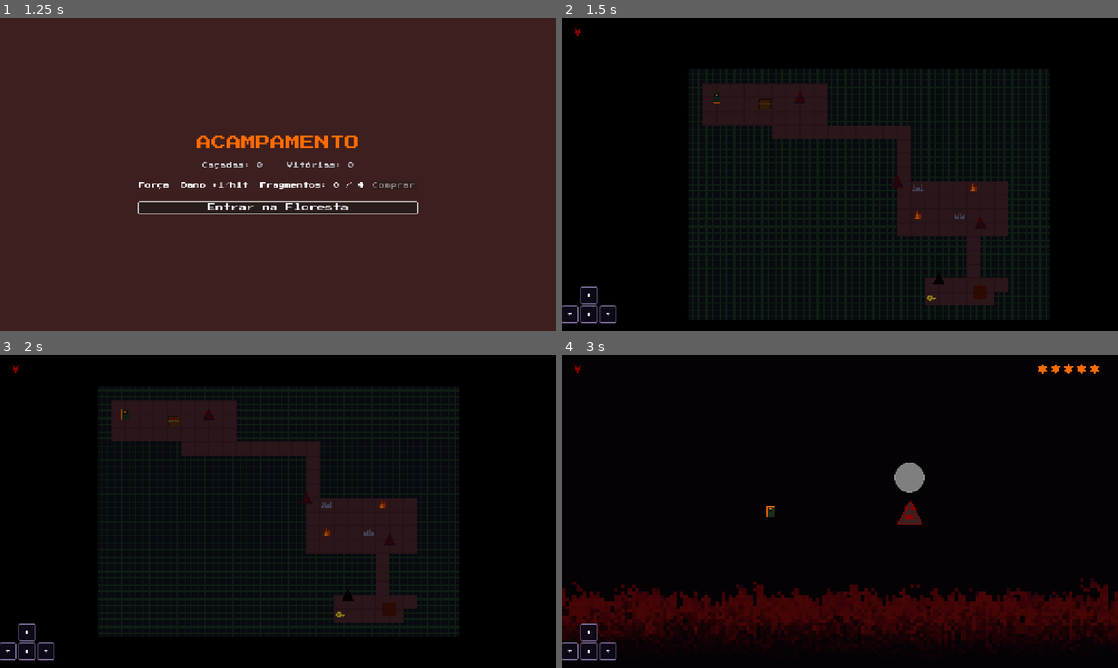
Above: before the commit, frames 1-4 (two rows, left to right).
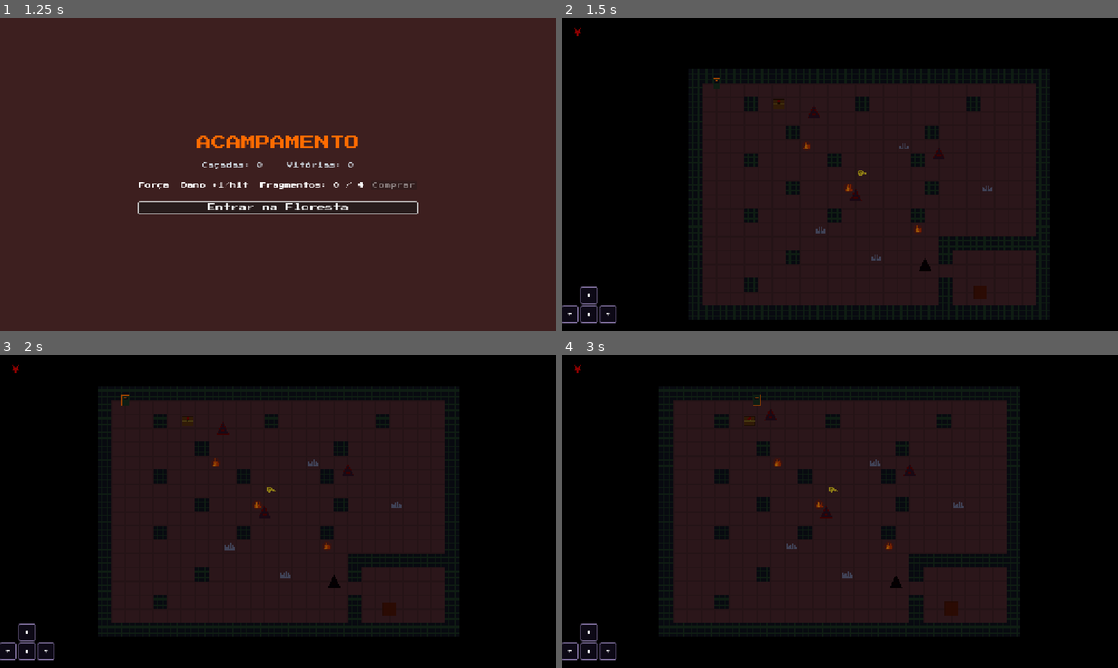
Above: after the commit, the same moments.

Repository: baltazarparra/darkgrid
Game: Godot game, scene res://scenes/ui/main_menu.tscn
Two runs of this game, one before a commit and one after it. Both use one fixed random seed, a clock stepped at 60 frames per second and the inputs below.
Inputs (mouse positions are in pixels of both pictures, inside the frame that each line leads up to):
- Up to frame 1 (1.25 s): click "Iniciar" at 0.5 s
- Up to frame 2 (1.5 s): click "Entrar na Floresta" at 1.25 s
- Up to frame 3 (2 s): no input
- Up to frame 4 (3 s): tap Enter (ui_accept) at 2, 2.27 s; move the mouse to (962, 495) at 2.02 s; hold Right (ui_right) 2.03-2.75 s; hold Shift 2.03-2.75 s; click (962, 495) at 2.17 s; drag from (728, 527) to (812, 574) at 2.77 s

Frame 1 is identical in both runs. In frame 2, 30% of the frame differs, in the area x 25-86%, y 19-92%; in frame 3, 31%; in frame 4, 47%, in the area x 0-100%, y 2-95%.

Commit message:
feat: alpha 0.6

Diff:
--- a/scripts/exploration/exploration_manager.gd
+++ b/scripts/exploration/exploration_manager.gd
@@ -20,40 +20,68 @@
 # W=wall  F=floor  E=exit
 # C=baú   K=chave
 # R=fogo  S=espinho
+# Mapa aberto: grande área caminhável com pilares de 1 tile (cobertura/rota) e
+# uma sala-chokepoint do boss no canto inferior-direito. A saída (E) fica dentro
+# dela; a porta única é o gap em (17,14), onde o boss (e3) faz guarda.
 const MAP_LAYOUT = [
 	"WWWWWWWWWWWWWWWWWWWWWWWWWW",
-	"WFFFFFFFFFWWWWWWWWWWWWWWWW",
-	"WFFFFCFFFFWWWWWWWWWWWWWWWW",  # baú em (5,2)
-	"WFFFFFFFFFWWWWWWWWWWWWWWWW",
-	"WWWWWWFFFFFFFFFFWWWWWWWWWW",
-	"WWWWWWWWWWWWWWWFWWWWWWWWWW",
-	"WWWWWWWWWWWWWWWFWWWWWWWWWW",
-	"WWWWWWWWWWWWWWWFWWWWWWWWWW",
-	"WWWWWWWWWWWWWWWFSFFFRFFWWW",  # room2: espinho (16,8), fogo (20,8)
-	"WWWWWWWWWWWWWWWFFFFFFFFWWW",
-	"WWWWWWWWWWWWWWWFRFFSFFFWWW",  # room2: fogo (16,10), espinho (19,10)
-	"WWWWWWWWWWWWWWWFFFFFFFFWWW",
-	"WWWWWWWWWWWWWWWWWWWWFWWWWW",
-	"WWWWWWWWWWWWWWWWWWWWFWWWWW",
-	"WWWWWWWWWWWWWWWWWWWWFWWWWW",
-	"WWWWWWWWWWWWWWWWWFFFFFFWWW",
-	"WWWWWWWWWWWWWWWWWKFFFEWWWW",  # chave (17,16), saída (21,16)
+	"WFFFFFFFFFFFFFFFFFFFFFFFFW",
+	"WFFFWFFFFFFFWFFFFFFFWFFFFW",
+	"WFFFFFFFFFFFFFFFFFFFFFFFFW",
+	"WFFFFFFWFFFFFFFFFWFFFFFFFW",
+	"WFFFFFFFRFFFFFFSFFFFFFFFFW",  # fogo (8,5), espinho (15,5)
+	"WFFFWFFFFFWFFFFFWFFFFFFFFW",
+	"WFFFFFFFFFFFFFFFFFFFFFFFFW",
+	"WFFFFFFWFFFRFFFFFWFFFSFFFW",  # fogo (11,8), espinho (21,8)
+	"WFFFFFFFFFFFFFFFFFFFFFFFFW",
+	"WFFFWFFFFFWFFFFFWFFFFFFFFW",
+	"WFFFFFFFFSFFFFFFRFFFFFFFFW",  # espinho (9,11), fogo (16,11)
+	"WFFFFFFFFFFFFFFFFFWWWWWWWW",
+	"WFFFFFFWFFFFFSFFFFWFFFFFFW",  # espinho (12,13)
+	"WFFFFFFFFFFFFFFFFFFFFFFFFW",  # porta do boss: gap em (17,14)
+	"WFFFWFFFFFFFFFFFFFWFFFFFFW",
+	"WFFFFFFFFFFFFFFFFFWFFFEFFW",  # saída (21,16) dentro da sala do boss
 	"WWWWWWWWWWWWWWWWWWWWWWWWWW",
 ]
 
 const ENEMY_DEFS = [
-	{"id": "e0", "x": 8,  "y": 2,  "boss": false},
-	{"id": "e1", "x": 15, "y": 8,  "boss": false},
-	{"id": "e2", "x": 21, "y": 11, "boss": false},
-	{"id": "e3", "x": 18, "y": 15, "boss": true},
+	{"id": "e0", "x": 9,  "y": 3,  "boss": false},
+	{"id": "e1", "x": 12, "y": 9,  "boss": false},
+	{"id": "e2", "x": 18, "y": 6,  "boss": false},
+	{"id": "e3", "x": 17, "y": 14, "boss": true},  # guarda a porta da saída
 ]
 
 const EXIT_POS     := Vector2i(21, 16)
-const CHEST_POS    := Vector2i(5,  2)
-const KEY_POS      := Vector2i(17, 16)
-const PLAYER_START := Vector2i(2,  2)
+const CHEST_POS    := Vector2i(6,  2)
+const KEY_POS      := Vector2i(12, 7)  # perto de e1, pegável sem lutar
+const PLAYER_START := Vector2i(2,  1)
 
 const HAZARD_CHARS := ["R", "S"]
+
+# Ambientação folk-horror (puramente visual, não afeta walkability).
+const DECO_DEFS = [
+	{"type": MapObject.Type.DEAD_TREE, "x": 2, "y": 3},
+	{"type": MapObject.Type.DEAD_TREE, "x": 23, "y": 2},
+	{"type": MapObject.Type.DEAD_TREE, "x": 2, "y": 14},
+	{"type": MapObject.Type.DEAD_TREE, "x": 23, "y": 9},
+	{"type": MapObject.Type.ROCK, "x": 5, "y": 2},
+	{"type": MapObject.Type.ROCK, "x": 22, "y": 5},
+	{"type": MapObject.Type.ROCK, "x": 6, "y": 15},
+	{"type": MapObject.Type.ROCK, "x": 20, "y": 3},
+	{"type": MapObject.Type.MOSS, "x": 9, "y": 6},
+	{"type": MapObject.Type.MOSS, "x": 14, "y": 7},
+	{"type": MapObject.Type.MOSS, "x": 8, "y": 9},
+	{"type": MapObject.Type.MOSS, "x": 13, "y": 10},
+	{"type": MapObject.Type.MOSS, "x": 16, "y": 9},
+	{"type": MapObject.Type.MOSS, "x": 11, "y": 4},
+	{"type": MapObject.Type.BONES, "x": 13, "y": 5},
+	{"type": MapObject.Type.BONES, "x": 20, "y": 8},
+	{"type": MapObject.Type.BONES, "x": 10, "y": 11},
+	{"type": MapObject.Type.BLOOD_POOL, "x": 12, "y": 13},
+	{"type": MapObject.Type.BLOOD_POOL, "x": 19, "y": 15},
+	{"type": MapObject.Type.BLOOD_POOL, "x": 15, "y": 14},
+	{"type": MapObject.Type.BONES, "x": 20, "y": 15},
+]
 
 # ─── Lifecycle ─────────────────────────────────────
 func _ready() -> void:
@@ -80,6 +108,10 @@
 		_map_enemies.append(enemy)
 
 func _spawn_objects() -> void:
+	# Decorações de ambientação (atrás de tudo)
+	for d in DECO_DEFS:
+		_make_object(d["type"], Vector2i(d["x"], d["y"]))
+
 	# Baú
 	if not GameState.chest_opened:
 		var chest := _make_object(MapObject.Type.CHEST, CHEST_POS)
--- a/scripts/exploration/map_enemy.gd
+++ b/scripts/exploration/map_enemy.gd
@@ -3,17 +3,21 @@
 
 # ─── Constants ─────────────────────────────────────
 const ENEMY_TEXTURE = preload("res://assets/sprites/enemy_idle.png")
-const CHASE_RANGE := 5
+const CHASE_RANGE := 5          # comuns: alcance de aggro
+const BOSS_CHASE_RANGE := 7     # boss: defende a porta com alcance maior
+const DRIFT_IDLE_CHANCE := 0.4  # chance de ficar parado ao voltar pra origem
 
 # ─── State ─────────────────────────────────────────
 var enemy_id: String = ""
 var grid_pos: Vector2i = Vector2i.ZERO
 var is_boss: bool = false
+var home_pos: Vector2i = Vector2i.ZERO  # origem; alvo do leash quando o jogador foge
 
 # ─── Public API ────────────────────────────────────
 func setup(id: String, pos: Vector2i, boss: bool = false) -> void:
 	enemy_id = id
 	grid_pos = pos
+	home_pos = pos
 	is_boss = boss
 	_update_visual_position()
 
@@ -31,11 +35,17 @@
 	if dist <= 1:
 		return true
 
+	var aggro_range := BOSS_CHASE_RANGE if is_boss else CHASE_RANGE
 	var new_pos: Vector2i
-	if dist <= CHASE_RANGE:
+	if dist <= aggro_range:
+		# Dentro do alcance: persegue o jogador.
 		new_pos = _chase(player_pos, walkable_fn, occupied_fn)
+	elif grid_pos != home_pos:
+		# Fora do alcance (jogador fugiu): faz leash de volta pra origem.
+		new_pos = _drift_home(walkable_fn, occupied_fn)
 	else:
-		new_pos = _wander(walkable_fn, occupied_fn)
+		# Já em casa e jogador longe: fica de guarda.
+		new_pos = grid_pos
 
 	if new_pos != grid_pos:
 		grid_pos = new_pos
@@ -81,13 +91,7 @@
 				best = np
 	return best
 
-func _wander(walkable_fn: Callable, occupied_fn: Callable) -> Vector2i:
-	if randf() > 0.4:
+func _drift_home(walkable_fn: Callable, occupied_fn: Callable) -> Vector2i:
+	if randf() < DRIFT_IDLE_CHANCE:
 		return grid_pos
-	var dirs: Array[Vector2i] = [Vector2i(1, 0), Vector2i(-1, 0), Vector2i(0, 1), Vector2i(0, -1)]
-	dirs.shuffle()
-	for d: Vector2i in dirs:
-		var np: Vector2i = grid_pos + d
-		if walkable_fn.call(np) and not occupied_fn.call(np):
-			return np
-	return grid_pos
+	return _chase(home_pos, walkable_fn, occupied_fn)
--- a/scripts/exploration/map_object.gd
+++ b/scripts/exploration/map_object.gd
@@ -1,9 +1,12 @@
 class_name MapObject
 extends Node2D
 
-enum Type { CHEST, KEY, FIRE, SPIKE }
+enum Type { CHEST, KEY, FIRE, SPIKE, DEAD_TREE, BONES, MOSS, BLOOD_POOL, ROCK }
 
 const T: int = Constants.TILE_SIZE  # 32
+
+# Decorações puramente visuais (não-bloqueantes), renderizadas atrás das entidades.
+const DECO_TYPES := [Type.DEAD_TREE, Type.BONES, Type.MOSS, Type.BLOOD_POOL, Type.ROCK]
 
 var _type: Type
 
@@ -11,6 +14,8 @@
 func setup(type: Type, grid_pos: Vector2i) -> void:
 	_type = type
 	position = Vector2(grid_pos) * T
+	if type in DECO_TYPES:
+		z_index = -1  # ambientação fica embaixo de jogador/inimigos/baú
 	queue_redraw()
 
 # ─── Drawing ───────────────────────────────────────
@@ -18,10 +23,15 @@
 	var cx: float = T / 2.0
 	var cy: float = T / 2.0
 	match _type:
-		Type.CHEST:  _draw_chest(cx, cy)
-		Type.KEY:    _draw_key(cx, cy)
-		Type.FIRE:   _draw_fire(cx, cy)
-		Type.SPIKE:  _draw_spike(cx, cy)
+		Type.CHEST:      _draw_chest(cx, cy)
+		Type.KEY:        _draw_key(cx, cy)
+		Type.FIRE:       _draw_fire(cx, cy)
+		Type.SPIKE:      _draw_spike(cx, cy)
+		Type.DEAD_TREE:  _draw_dead_tree(cx, cy)
+		Type.BONES:      _draw_bones(cx, cy)
+		Type.MOSS:       _draw_moss(cx, cy)
+		Type.BLOOD_POOL: _draw_blood_pool(cx, cy)
+		Type.ROCK:       _draw_rock(cx, cy)
 
 func _draw_fire(cx: float, cy: float) -> void:
 	draw_circle(Vector2(cx, cy), 11.0, Color(0.55, 0.08, 0.0, 0.35))
@@ -82,3 +92,72 @@
 		var r: float = radius if i % 2 == 0 else inner_r
 		pts.append(center + Vector2(cos(angle), sin(angle)) * r)
 	draw_colored_polygon(pts, color)
+
+# ─── Decorações (ambientação folk-horror, não-bloqueantes) ──
+func _draw_dead_tree(cx: float, cy: float) -> void:
+	var bark      := Color(0.18, 0.11, 0.05)
+	var bark_dark := Color(0.10, 0.06, 0.02)
+	# tronco
+	draw_rect(Rect2(cx - 2.5, cy - 4, 5, 16), bark_dark)
+	draw_rect(Rect2(cx - 1.5, cy - 4, 3, 16), bark)
+	# galhos secos retorcidos
+	var branches: Array = [
+		[Vector2(cx, cy - 2),  Vector2(cx - 9, cy - 9)],
+		[Vector2(cx, cy - 4),  Vector2(cx + 8, cy - 11)],
+		[Vector2(cx, cy - 1),  Vector2(cx + 6, cy - 3)],
+		[Vector2(cx, cy - 6),  Vector2(cx - 5, cy - 13)],
+	]
+	for b: Array in branches:
+		draw_line(b[0], b[1], bark, 2.0)
+
+func _draw_bones(cx: float, cy: float) -> void:
+	var bone := Color(0.78, 0.74, 0.62)
+	var hollow := Color(0.12, 0.10, 0.08)
+	# crânio
+	draw_circle(Vector2(cx - 3, cy - 1), 5.0, bone)
+	draw_circle(Vector2(cx - 5, cy - 2), 1.3, hollow)
+	draw_circle(Vector2(cx - 1, cy - 2), 1.3, hollow)
+	draw_rect(Rect2(cx - 4, cy + 2, 3, 2), bone)
+	# ossos cruzados
+	draw_line(Vector2(cx + 1, cy + 5), Vector2(cx + 10, cy - 2), bone, 2.0)
+	draw_line(Vector2(cx + 1, cy - 2), Vector2(cx + 10, cy + 5), bone, 2.0)
+
+func _draw_moss(cx: float, cy: float) -> void:
+	var moss      := Color(0.13, 0.24, 0.10, 0.7)
+	var moss_dark := Color(0.08, 0.16, 0.06, 0.7)
+	var blobs: Array = [
+		[Vector2(cx - 6, cy + 4), 6.0], [Vector2(cx + 5, cy + 6), 5.0],
+		[Vector2(cx + 7, cy - 4), 4.0], [Vector2(cx - 4, cy - 5), 4.5],
+		[Vector2(cx + 1, cy + 1), 5.5],
+	]
+	for b: Array in blobs:
+		draw_circle(b[0], b[1], moss)
+	draw_circle(Vector2(cx - 5, cy + 5), 2.5, moss_dark)
+	draw_circle(Vector2(cx + 6, cy - 3), 2.0, moss_dark)
+
+func _draw_blood_pool(cx: float, cy: float) -> void:
+	var blood      := Color(0.42, 0.02, 0.02, 0.75)
+	var blood_dark := Color(0.24, 0.0, 0.0, 0.8)
+	var pool: PackedVector2Array = [
+		Vector2(cx - 9, cy + 1), Vector2(cx - 5, cy - 5), Vector2(cx + 2, cy - 6),
+		Vector2(cx + 8, cy - 2), Vector2(cx + 9, cy + 4), Vector2(cx + 3, cy + 8),
+		Vector2(cx - 4, cy + 7), Vector2(cx - 10, cy + 5),
+	]
+	draw_colored_polygon(pool, blood)
+	draw_circle(Vector2(cx + 1, cy + 1), 3.5, blood_dark)
+	# respingos
+	draw_circle(Vector2(cx + 11, cy - 6), 1.5, blood)
+	draw_circle(Vector2(cx - 12, cy - 3), 1.2, blood)
+
+func _draw_rock(cx: float, cy: float) -> void:
+	var stone      := Color(0.34, 0.34, 0.38)
+	var stone_dark := Color(0.20, 0.20, 0.24)
+	var rock: PackedVector2Array = [
+		Vector2(cx - 8, cy + 6), Vector2(cx - 6, cy - 3), Vector2(cx, cy - 7),
+		Vector2(cx + 7, cy - 2), Vector2(cx + 8, cy + 6),
+	]
+	draw_colored_polygon(rock, stone)
+	var shade: PackedVector2Array = [
+		Vector2(cx, cy - 7), Vector2(cx + 7, cy - 2), Vector2(cx + 8, cy + 6), Vector2(cx + 2, cy + 2),
+	]
+	draw_colored_polygon(shade, stone_dark)
